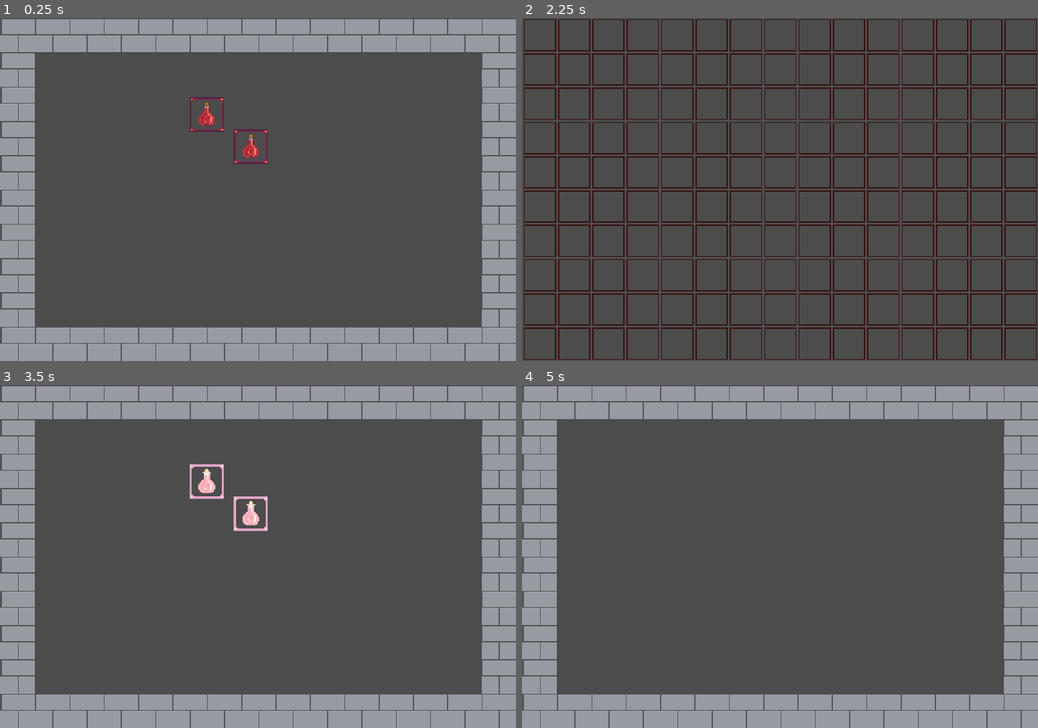
Above: before the commit, frames 1-4 (two rows, left to right).
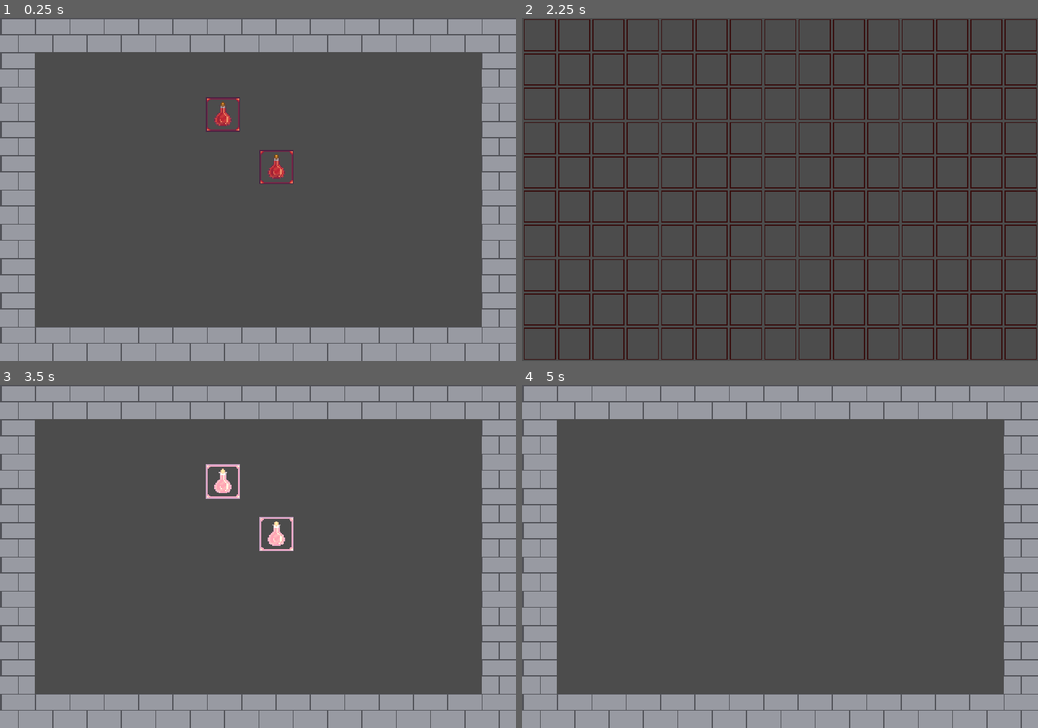
Above: after the commit, the same moments.

Repository: Steaf23/GWJ33
Game: Godot game, scene res://scenes/World.tscn
Same seed, same stepped clock (60 frames per second), same inputs: the game is played once before the commit and once after it.
Inputs (mouse positions are in pixels of both pictures, inside the frame that each line leads up to):
- Up to frame 1 (0.25 s): no input
- Up to frame 2 (2.25 s): tap Enter at 0.5, 2 s; move the mouse to (774, 148) at 0.52 s; hold D (ui_right) 0.53-1.28 s; hold E (open_bag) 0.53-1.28 s; click (774, 148) at 0.67 s; tap Space (pickup_item) at 1.25, 1.35 s; move the mouse to (676, 206) at 1.27 s; hold S (ui_down) 1.28-2.03 s; click (676, 206) at 1.42 s; move the mouse to (728, 114) at 2.02 s; hold D (ui_right) from 2.03 s (still down); hold E (open_bag) from 2.03 s (still down); click (728, 114) at 2.17 s
- Up to frame 3 (3.5 s): tap Space (pickup_item) at 2.75, 2.85 s; move the mouse to (232, 625) at 2.77 s; release D (ui_right) at 2.78 s; release E (open_bag) at 2.78 s; hold W (ui_up) from 2.78 s (still down); click (232, 625) at 2.92 s
- Up to frame 4 (5 s): tap Enter at 3.5 s; move the mouse to (934, 607) at 3.52 s; release W (ui_up) at 3.53 s; hold E (open_bag) 3.53-4.28 s; hold A (ui_left) from 3.53 s (still down); click (934, 607) at 3.67 s; tap Space (pickup_item) at 4.25, 4.35 s; move the mouse to (625, 505) at 4.27 s; click (625, 505) at 4.42 s

The runs differ from the first frame. In frame 1, 1.1% of the frame differs, in the area x 36-57%, y 23-49%; in frame 2, nothing differs; in frame 3, 1.1%; in frame 4, nothing differs.

Commit message:
added rotation to BagItems on right click

Diff:
--- a/Godot/scenes/BagItem.tscn
+++ b/Godot/scenes/BagItem.tscn
@@ -9,8 +9,8 @@
 script = ExtResource( 1 )
 
 [node name="Sprite" type="Sprite" parent="."]
+position = Vector2( 16, 16 )
 texture = ExtResource( 2 )
-centered = false
 
 [node name="Collision" type="CollisionPolygon2D" parent="."]
 position = Vector2( 16, 16 )
--- a/Godot/scenes/Dungeon.tscn
+++ b/Godot/scenes/Dungeon.tscn
@@ -3,7 +3,7 @@
 [ext_resource path="res://scenes/Player.tscn" type="PackedScene" id=1]
 [ext_resource path="res://scenes/GroundItem.tscn" type="PackedScene" id=2]
 [ext_resource path="res://scripts/Dungeon.gd" type="Script" id=3]
-[ext_resource path="res://resources/Dungeon_set.tres" type="TileSet" id=4]
+[ext_resource path="res://scenes/Room.tscn" type="PackedScene" id=4]
 [ext_resource path="res://scenes/WarningSign.tscn" type="PackedScene" id=5]
 
 [node name="Dungeon" type="Node2D"]
@@ -12,16 +12,14 @@
 [node name="Player" parent="." instance=ExtResource( 1 )]
 position = Vector2( 154, 152 )
 
-[node name="Room" type="TileMap" parent="."]
-tile_set = ExtResource( 4 )
-cell_size = Vector2( 32, 32 )
-format = 1
-tile_data = PoolIntArray( 0, 0, 0, 1, 0, 0, 2, 0, 0, 3, 0, 0, 4, 0, 0, 5, 0, 0, 6, 0, 0, 7, 0, 0, 8, 0, 0, 9, 0, 0, 10, 0, 0, 11, 0, 0, 12, 0, 0, 13, 0, 0, 14, 0, 0, 65536, 0, 0, 65550, 0, 0, 131072, 0, 0, 131086, 0, 0, 196608, 0, 0, 196622, 0, 0, 262144, 0, 0, 262158, 0, 0, 327680, 0, 0, 327694, 0, 0, 393216, 0, 0, 393230, 0, 0, 458752, 0, 0, 458766, 0, 0, 524288, 0, 0, 524302, 0, 0, 589824, 0, 0, 589825, 0, 0, 589826, 0, 0, 589827, 0, 0, 589828, 0, 0, 589829, 0, 0, 589830, 0, 0, 589831, 0, 0, 589832, 0, 0, 589833, 0, 0, 589834, 0, 0, 589835, 0, 0, 589836, 0, 0, 589837, 0, 0, 589838, 0, 0 )
+[node name="Room" parent="." instance=ExtResource( 4 )]
+
+[node name="GroundItem" parent="Room" instance=ExtResource( 2 )]
+position = Vector2( 257, 139 )
 
 [node name="GroundItem2" parent="Room" instance=ExtResource( 2 )]
-position = Vector2( 233, 120 )
-
-[node name="GroundItem" parent="Room" instance=ExtResource( 2 )]
-position = Vector2( 192, 90 )
+position = Vector2( 207, 90 )
 
 [node name="WarningSign" parent="." instance=ExtResource( 5 )]
+
+[editable path="Room"]
--- /dev/null
+++ b/Godot/scenes/Room.tscn
@@ -0,0 +1,9 @@
+[gd_scene load_steps=2 format=2]
+
+[ext_resource path="res://resources/Dungeon_set.tres" type="TileSet" id=1]
+
+[node name="Room" type="TileMap"]
+tile_set = ExtResource( 1 )
+cell_size = Vector2( 32, 32 )
+format = 1
+tile_data = PoolIntArray( 0, 0, 0, 1, 0, 0, 2, 0, 0, 3, 0, 0, 4, 0, 0, 5, 0, 0, 6, 0, 0, 7, 0, 0, 8, 0, 0, 9, 0, 0, 10, 0, 0, 11, 0, 0, 12, 0, 0, 13, 0, 0, 14, 0, 0, 65536, 0, 0, 65550, 0, 0, 131072, 0, 0, 131086, 0, 0, 196608, 0, 0, 196622, 0, 0, 262144, 0, 0, 262158, 0, 0, 327680, 0, 0, 327694, 0, 0, 393216, 0, 0, 393230, 0, 0, 458752, 0, 0, 458766, 0, 0, 524288, 0, 0, 524302, 0, 0, 589824, 0, 0, 589825, 0, 0, 589826, 0, 0, 589827, 0, 0, 589828, 0, 0, 589829, 0, 0, 589830, 0, 0, 589831, 0, 0, 589832, 0, 0, 589833, 0, 0, 589834, 0, 0, 589835, 0, 0, 589836, 0, 0, 589837, 0, 0, 589838, 0, 0 )
--- a/Godot/scripts/Bag.gd
+++ b/Godot/scripts/Bag.gd
@@ -24,7 +24,7 @@
 		elif event.button_index == 2:
 			if !event.is_pressed():
 				if held_item != null:
-					held_item.rotation_degrees += 90
+					held_item.rotateCW()
 
 func _on_ItemBlock_clicked_on(item):
 	held_item = item
--- a/Godot/scripts/BagItem.gd
+++ b/Godot/scripts/BagItem.gd
@@ -7,6 +7,9 @@
 var old_pos
 
 signal clicked_on(item)
+
+onready var sprite = $Sprite
+onready var collision = $Collision
 
 func _ready():
 	connect("clicked_on", get_parent(), "_on_ItemBlock_clicked_on")
@@ -26,6 +29,10 @@
 				old_pos = position
 				emit_signal("clicked_on", self)
 
+func rotateCW():
+	sprite.rotation_degrees += 90
+	collision.rotation_degrees += 90
+
 func drop():
 	if self.get_overlapping_areas().size() != 0:
 		position = old_pos
Not shown, removed: Godot/roadblocks.txt
